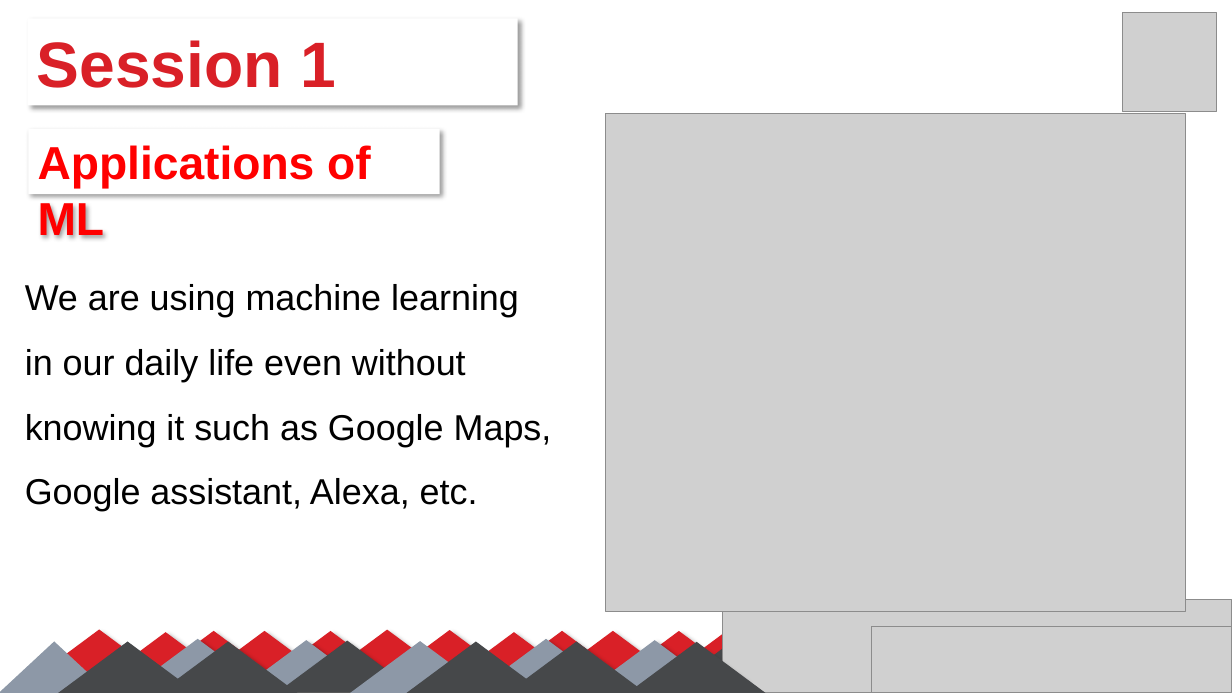
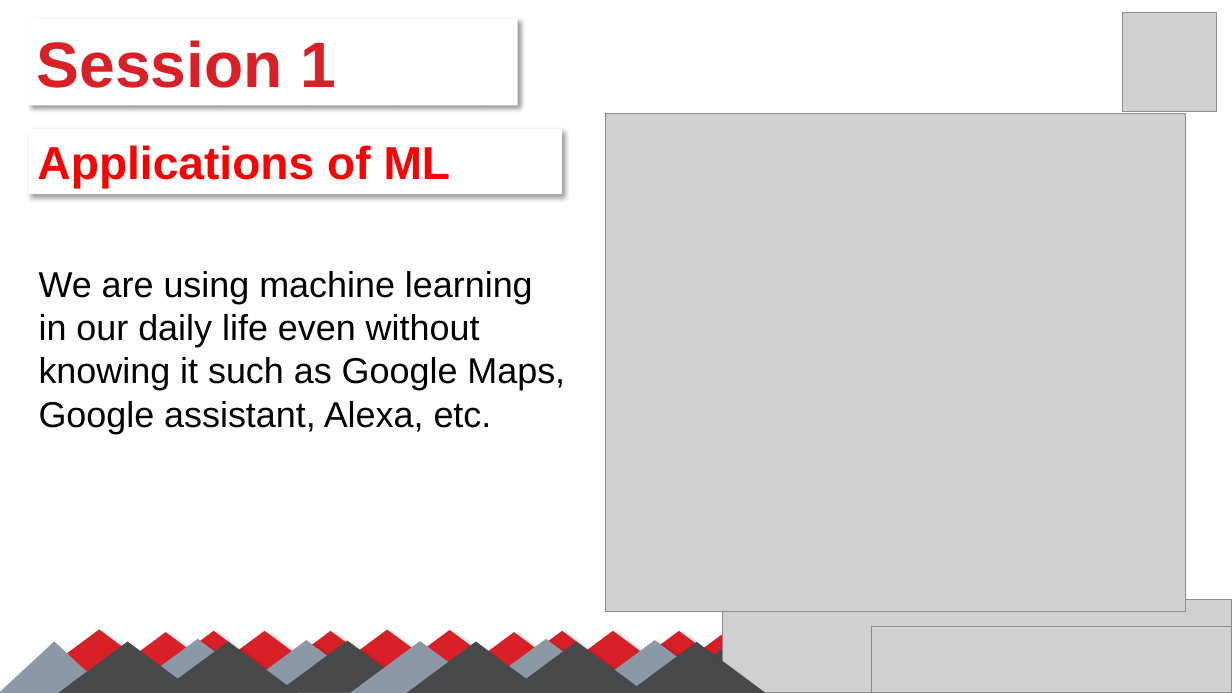
Before and after one commit to SalmaGira/machine-learning-workshop-Kvector, a slide deck: slide 9 of Sessions/Session 1/Session_01.pptx. Drawn at 1232x693 pixels with LibreOffice and Linux fonts; fonts in the diff are those of the drawing; grey boxes stand for pictures. Boxes give left, top, right and bottom in pixels: in the first picture for what was removed or moved away, otherwise in the second. Text is boxed around its words. In the diff, an @@ line names an element or a change of style, - is before the commit and + after.

```diff
--- a/Sessions/Session 1/Session_01.pptx
+++ b/Sessions/Session 1/Session_01.pptx
@@ rectangle "Applications of ML": place and size @@
-rectangle "Applications of ML" at [29,129,440,195]
+rectangle "Applications of ML" at [29,129,563,195]
@@ text "We are using machine learning ...": place and size @@
-text "We are using machine learning ..." at [25,284,552,511]
+text "We are using machine learning ..." at [39,271,565,434]
@@ text "We are using machine learning ..." at [39,271,565,434]: line spacing 1.5 to 1 @@
```
Also in this commit, not shown: 10 other slides changed.
